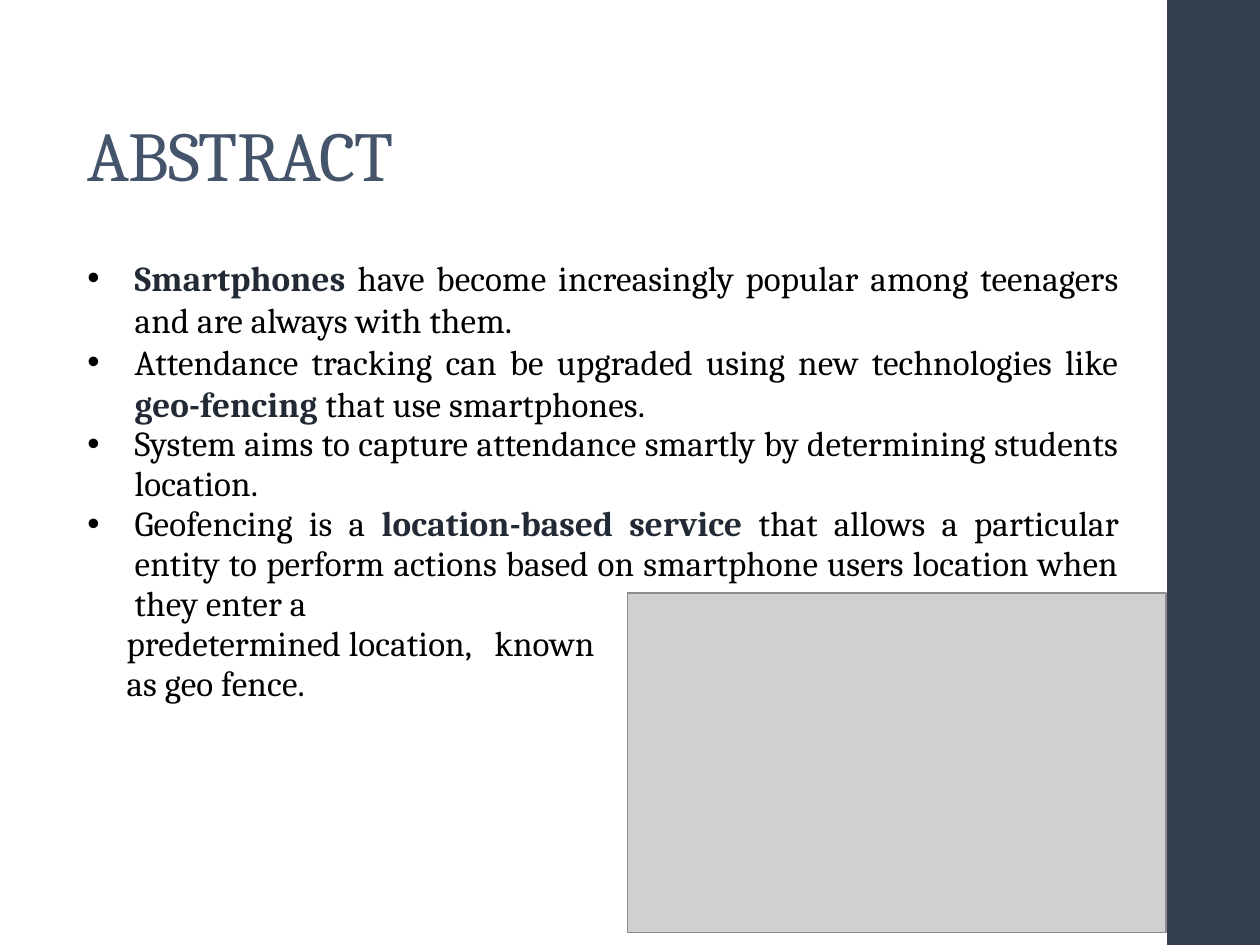
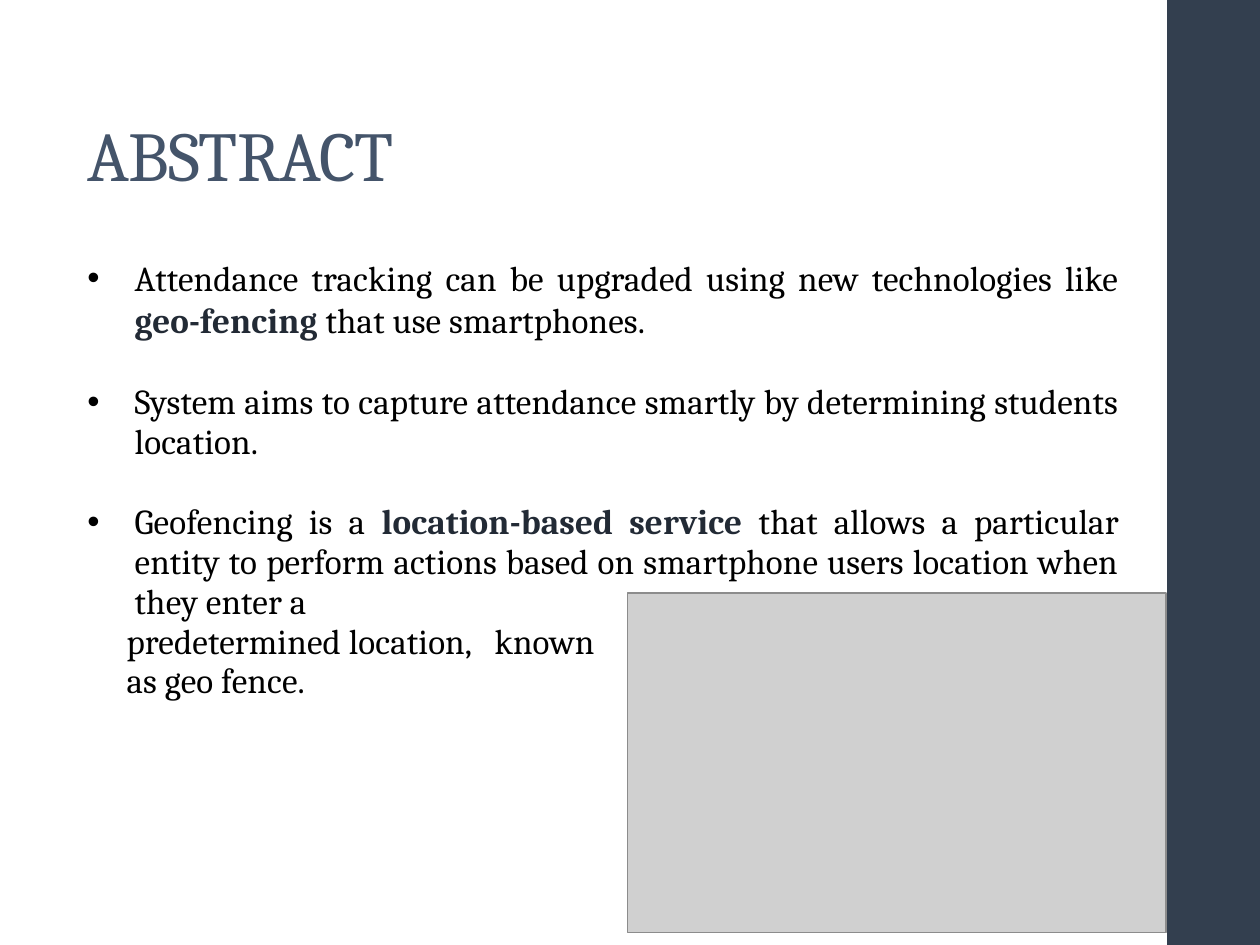
Before and after one commit to nishant-patil-280/Major-Project, a slide deck: slide 4 of docs/major project main ppt.pptx. Drawn at 1260x945 pixels with LibreOffice and Linux fonts; fonts in the diff are those of the drawing; grey boxes stand for pictures. Boxes give left, top, right and bottom in pixels: in the first picture for what was removed or moved away, otherwise in the second. Text is boxed around its words. In the diff, an @@ line names an element or a change of style, - is before the commit and + after.

```diff
--- a/docs/major project main ppt.pptx
+++ b/docs/major project main ppt.pptx
@@ text at bbox=[135, 266, 1118, 341]: paragraph removed @@
-• Smartphones have become increasingly popular among teenagers and are always with them.
```
Also in this commit, not shown: 3 other slides changed.
